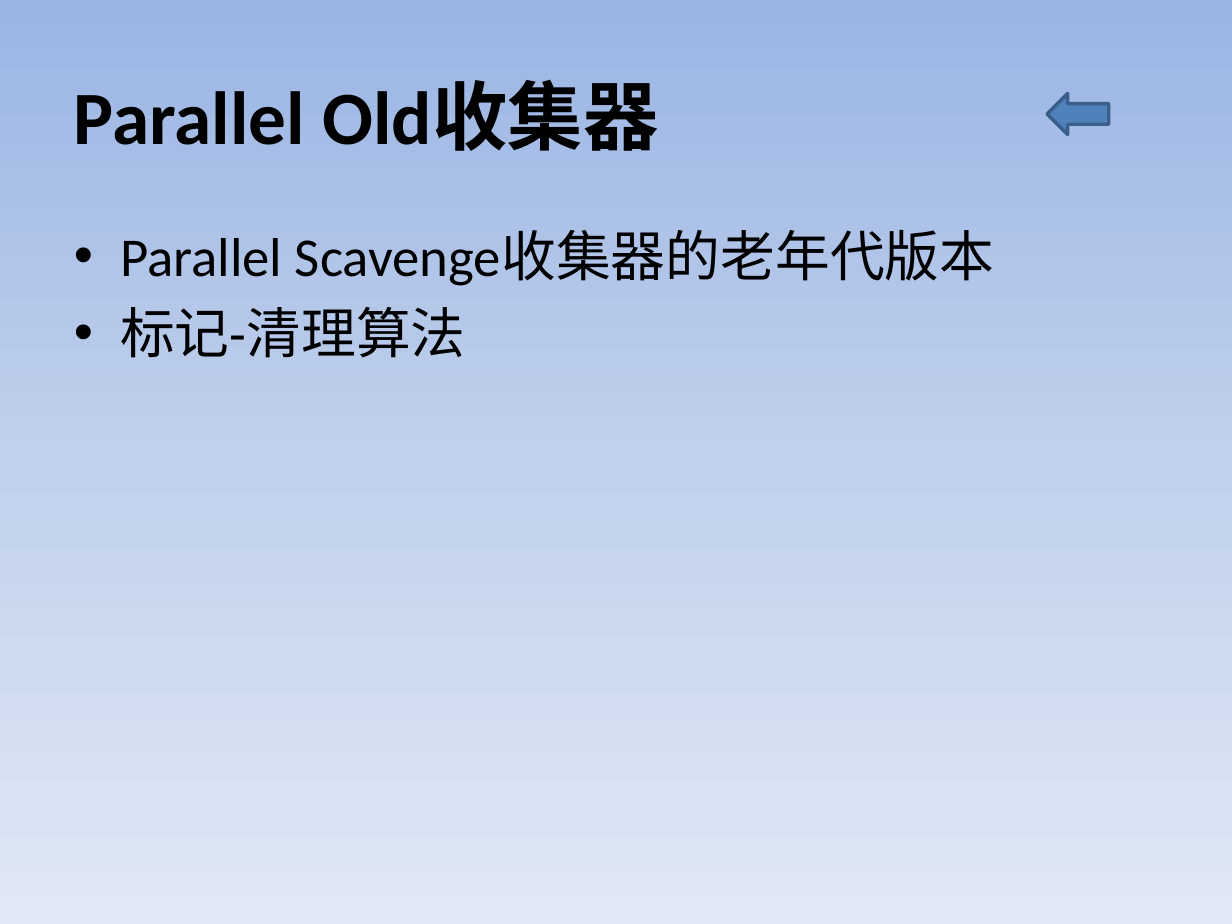
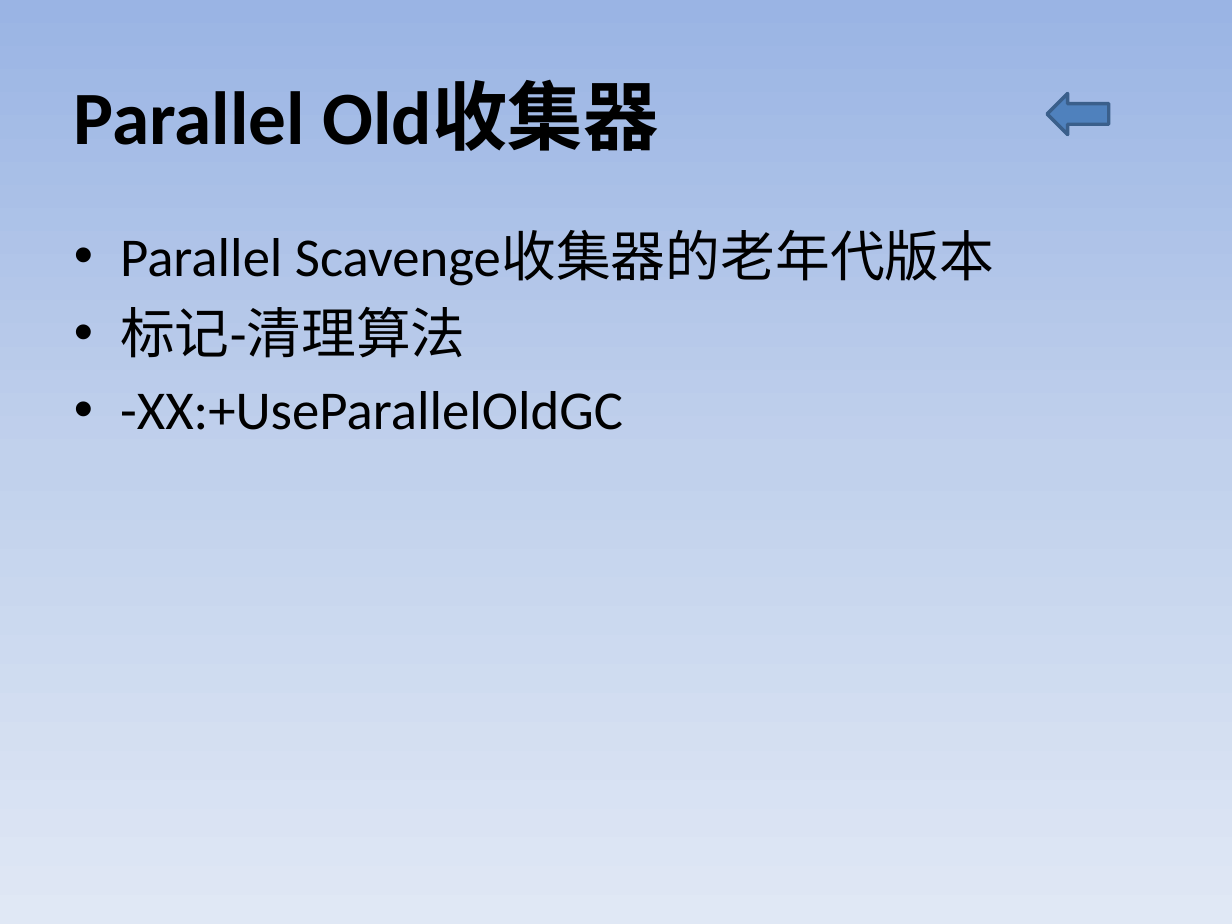
Before and after one commit to Aissue/myLearn, a slide deck: slide 13 of aboutGC/src/files/GC.pptx. Drawn at 1232x924 pixels with LibreOffice and Linux fonts; fonts in the diff are those of the drawing. Boxes give left, top, right and bottom in pixels: in the first picture for what was removed or moved away, otherwise in the second. Text is boxed around its words. In the diff, an @@ line names an element or a change of style, - is before the commit and + after.

```diff
--- a/aboutGC/src/files/GC.pptx
+++ b/aboutGC/src/files/GC.pptx
@@ text at (120,391,623,430): paragraph added @@
+• -XX:+UseParallelOldGC
```
Also in this commit, not shown: 1 other slide changed, 9 slides added, 1 other file.
